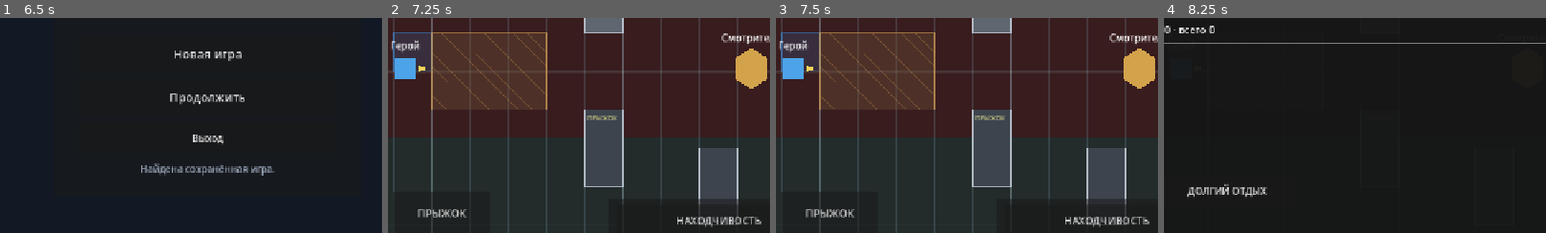
Above: before the commit, frames 1-4 (left to right).
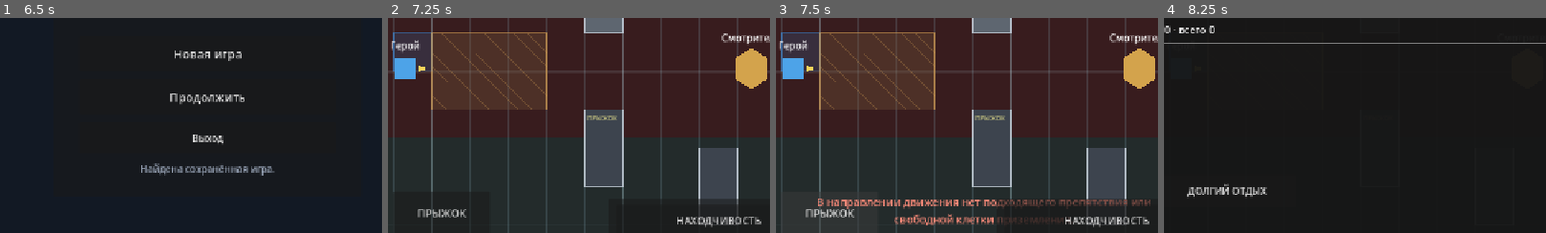
Above: after the commit, the same moments.

Repository: eretenkodaniil16-rgb/rpg-project
Game: Godot game, scene res://scenes/game/game.tscn
The game is run twice, just before and just after one commit, with the same random seed, the same clock (stepped at 60 frames per second) and the same inputs. This scene is started directly instead of the project's main scene.
Inputs (mouse positions are % of the whole screen's width and height, from its top left):
- Up to frame 1 (6.5 s): click "ВЗАИМ." at 0.5 s; click "МЕНЮ" at 1.25 s; click "Новая игра" at 2 s; click (50, 37) at 2.77 s; type "Alex" at 2.85 s; click "В главное меню" at 3.5 s; click "Новая игра" at 4.25 s; click (50, 37) at 5.02 s; type "Alex" at 5.1 s; click "В меню" at 5.75 s
- Up to frame 2 (7.25 s): click "Продолжить" at 6.5 s
- Up to frame 3 (7.5 s): click "ПРЫЖОК" at 7.25 s
- Up to frame 4 (8.25 s): click "ПЕРСОНАЖ" at 8 s
The pictures show only the part of the screen within x 23-73%, y 38-88%; the shares and areas given below are measured in that part.

Frames 1-2 are identical in both runs. In frame 3, 2.8% of the frame differs, in the area x 11-98%, y 84-97%; in frame 4, nothing differs.

Commit message:
fix: reduce combat result feed obstruction

Diff:
--- a/scripts/ui/combat_event_feed.gd
+++ b/scripts/ui/combat_event_feed.gd
@@ -1,8 +1,9 @@
 class_name CombatEventFeed
 extends Control
 
-const MAX_CARDS: int = 4
+const MAX_CARDS: int = 2
 var _cards: VBoxContainer
+
 
 func _ready() -> void:
 	add_to_group("combat_ui")
@@ -10,10 +11,15 @@
 	mouse_filter = Control.MOUSE_FILTER_IGNORE
 	z_index = 320
 	_cards = VBoxContainer.new()
-	_cards.position = Vector2(24.0, 226.0)
-	_cards.size = Vector2(360.0, 420.0)
-	_cards.add_theme_constant_override("separation", 8)
+	_cards.set_anchors_preset(Control.PRESET_CENTER_TOP)
+	_cards.offset_left = -190.0
+	_cards.offset_top = 162.0
+	_cards.offset_right = 190.0
+	_cards.offset_bottom = 310.0
+	_cards.mouse_filter = Control.MOUSE_FILTER_IGNORE
+	_cards.add_theme_constant_override("separation", 6)
 	add_child(_cards)
+
 
 func show_result(result: AttackResult) -> void:
 	if result == null:
@@ -21,45 +27,52 @@
 	if not result.automatic_hit and result.natural_roll > 0:
 		get_tree().call_group("dice_presenter", "show_d20_roll", result.attacker_name, result.attack_name, result.natural_roll, result.total, result.hit, result.first_roll, result.second_roll)
 	var panel := PanelContainer.new()
-	panel.custom_minimum_size = Vector2(350.0, 88.0)
+	panel.custom_minimum_size = Vector2(380.0, 58.0)
+	panel.mouse_filter = Control.MOUSE_FILTER_IGNORE
+	panel.modulate = Color(1.0, 1.0, 1.0, 0.90)
 	_cards.add_child(panel)
 	_cards.move_child(panel, 0)
 	var margin := MarginContainer.new()
-	margin.add_theme_constant_override("margin_left", 12)
-	margin.add_theme_constant_override("margin_top", 9)
-	margin.add_theme_constant_override("margin_right", 12)
-	margin.add_theme_constant_override("margin_bottom", 9)
+	margin.add_theme_constant_override("margin_left", 10)
+	margin.add_theme_constant_override("margin_top", 6)
+	margin.add_theme_constant_override("margin_right", 10)
+	margin.add_theme_constant_override("margin_bottom", 6)
+	margin.mouse_filter = Control.MOUSE_FILTER_IGNORE
 	panel.add_child(margin)
 	var column := VBoxContainer.new()
+	column.mouse_filter = Control.MOUSE_FILTER_IGNORE
 	margin.add_child(column)
 	var title := Label.new()
 	title.text = "%s → %s%s" % [result.attacker_name, result.target_name, " · РЕАКЦИЯ" if result.is_reaction else ""]
-	title.add_theme_font_size_override("font_size", 17)
+	title.add_theme_font_size_override("font_size", 14)
+	title.text_overrun_behavior = TextServer.OVERRUN_TRIM_ELLIPSIS
 	column.add_child(title)
 	var outcome := Label.new()
 	if result.automatic_hit:
-		outcome.text = "%s · автоматическое попадание · %d урона" % [result.attack_name, result.damage]
+		outcome.text = "%s · %d урона" % [result.attack_name, result.damage]
 	elif result.hit:
-		outcome.text = "%s · d20 %d, итог %d против КД %d · %s%d урона" % [result.attack_name, result.natural_roll, result.total, result.target_armor_class, "КРИТ · " if result.critical else "", result.damage]
+		outcome.text = "%s · %d против КД %d · %s%d урона" % [result.attack_name, result.total, result.target_armor_class, "КРИТ · " if result.critical else "", result.damage]
 	else:
-		outcome.text = "%s · d20 %d, итог %d против КД %d · ПРОМАХ" % [result.attack_name, result.natural_roll, result.total, result.target_armor_class]
-	outcome.autowrap_mode = TextServer.AUTOWRAP_WORD_SMART
-	outcome.add_theme_font_size_override("font_size", 15)
+		outcome.text = "%s · %d против КД %d · ПРОМАХ" % [result.attack_name, result.total, result.target_armor_class]
+	outcome.text_overrun_behavior = TextServer.OVERRUN_TRIM_ELLIPSIS
+	outcome.add_theme_font_size_override("font_size", 13)
 	outcome.add_theme_color_override("font_color", Color(0.72, 1.0, 0.74, 1.0) if result.hit else Color(1.0, 0.66, 0.58, 1.0))
 	column.add_child(outcome)
 	while _cards.get_child_count() > MAX_CARDS:
 		_cards.get_child(_cards.get_child_count() - 1).queue_free()
 	_fade_card(panel)
 
+
 func card_count() -> int:
 	return _cards.get_child_count() if _cards != null else 0
 
+
 func _fade_card(panel: Control) -> void:
-	await get_tree().create_timer(3.2).timeout
+	await get_tree().create_timer(1.8).timeout
 	if not is_instance_valid(panel):
 		return
 	var tween := create_tween()
-	tween.tween_property(panel, "modulate:a", 0.0, 0.32)
+	tween.tween_property(panel, "modulate:a", 0.0, 0.24)
 	await tween.finished
 	if is_instance_valid(panel):
 		panel.queue_free()
